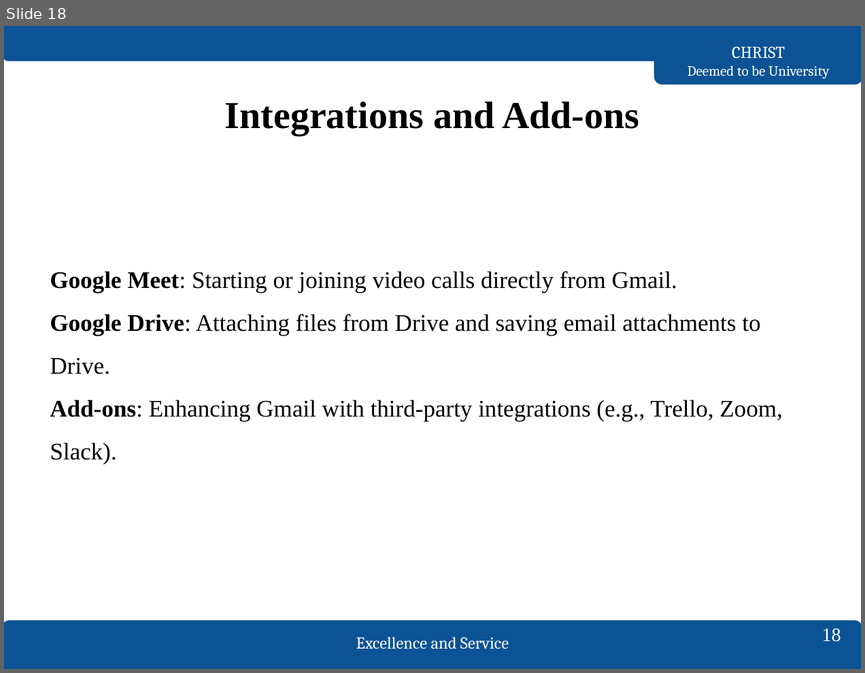
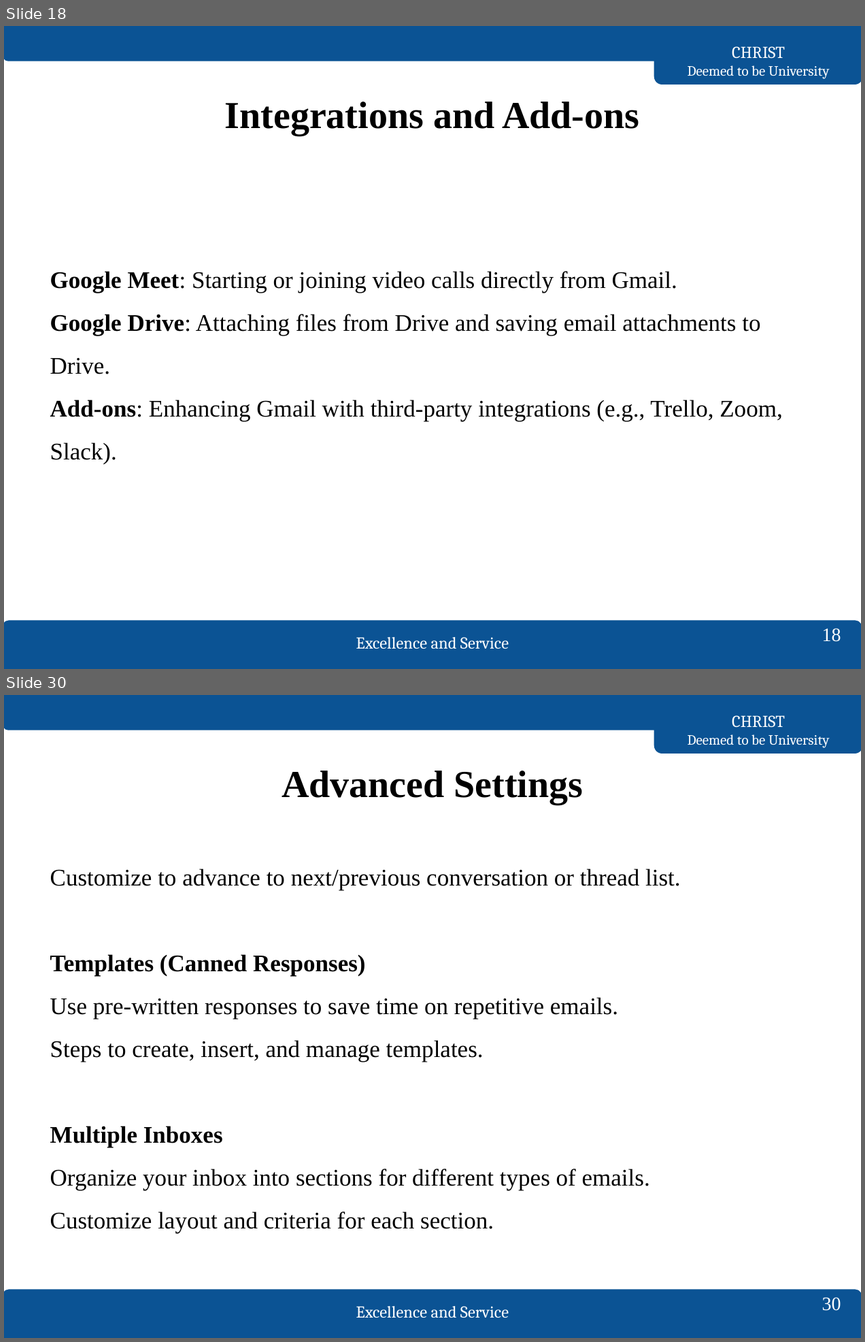
Before and after one commit to kavaskar786/4th_sem, a slide deck: digital mission/unit_1/ProjectPresentationTemplate.pptx. Shown one above the other, each under a label of ours: slide 18 before the commit, slides 18 and 30 after it; the slides between them are not shown. The pictures are 865x673 and 865x1342 pixels, drawn with LibreOffice and Linux fonts; fonts in the diff are those of the drawing. Boxes give left, top, right and bottom in pixels: in the first picture for what was removed or moved away, otherwise in the second. Text is boxed around its words. In the diff, an @@ line names an element or a change of style, - is before the commit and + after.

```diff
--- a/digital mission/unit_1/ProjectPresentationTemplate.pptx
+++ b/digital mission/unit_1/ProjectPresentationTemplate.pptx
@@ slide 30 added at bbox=[4, 695, 861, 1338], background #FFFFFF; not listed: 5 template elements that a slide beside it also shows @@
@@ title added at bbox=[281, 770, 583, 804], 32 pt, text #000000, bold @@
+Advanced Settings
@@ text added at bbox=[50, 868, 681, 1233], 20 pt, text #000000 @@
+Customize to advance to next/previous conversation or thread list.
+Templates (Canned Responses)
+Use pre-written responses to save time on repetitive emails.
+Steps to create, insert, and manage templates.
+Multiple Inboxes
+Organize your inbox into sections for different types of emails.
+Customize layout and criteria for each section.
@@ page number added at bbox=[822, 1297, 841, 1310], 16 pt, text #FFFFFF @@
+30
```
Also in this commit, not shown: 1 slide changed, 15 other slides added, 2 other files.
